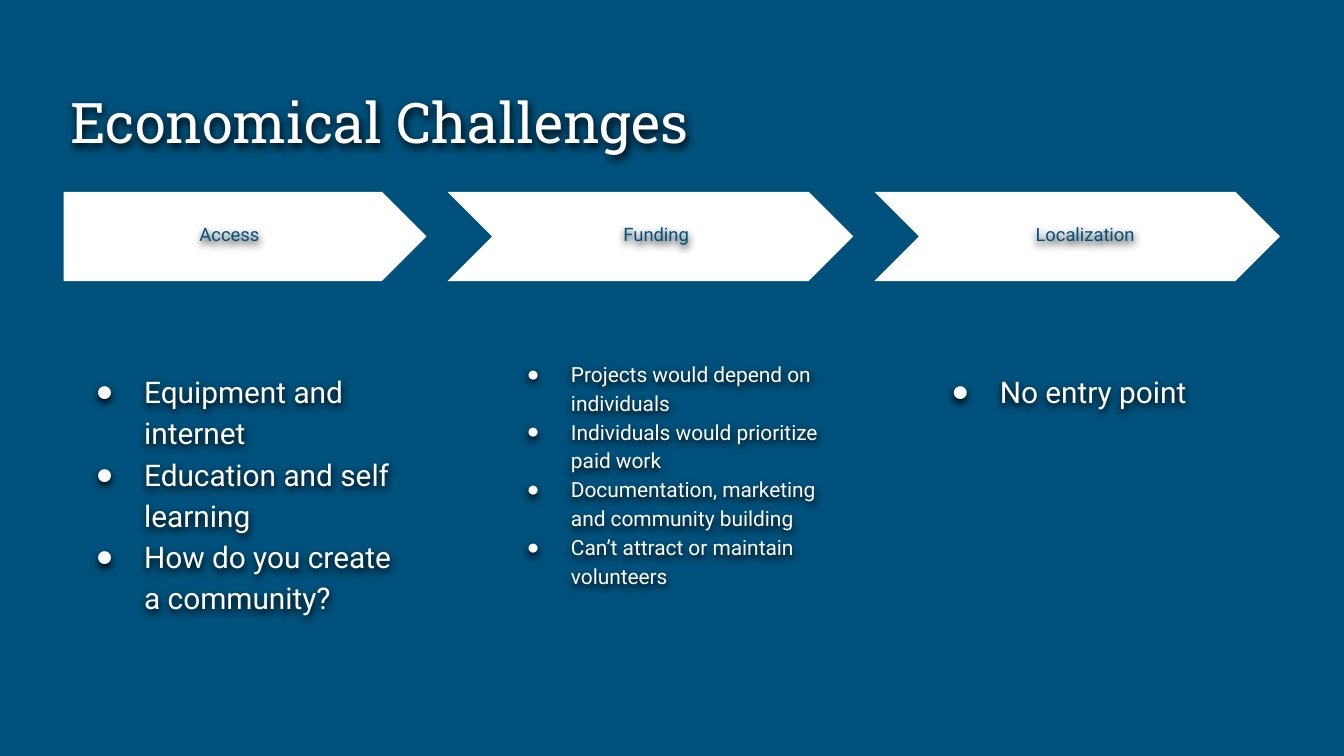
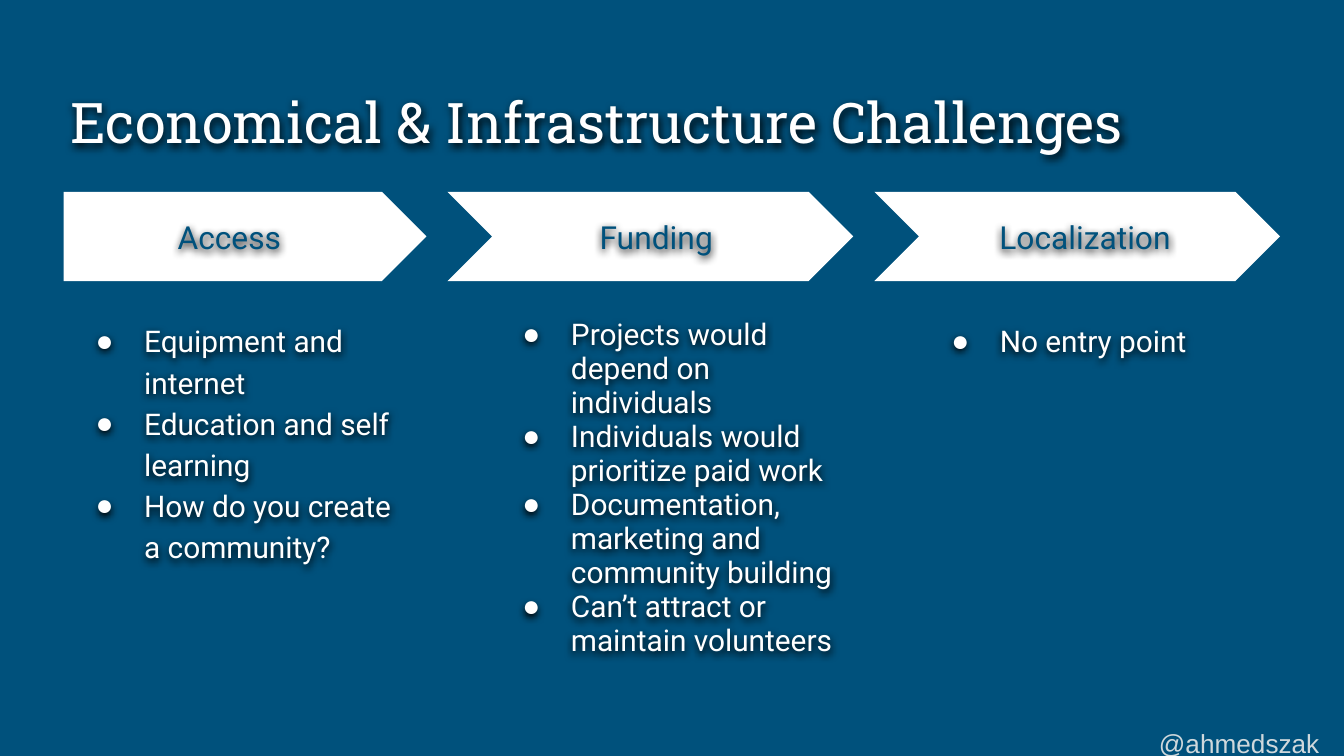
Before and after one commit to ahmedsobeh/conference-talks, a slide deck: slide 45 of foss-backstage/The F in FOSS Affording Open Source in Developing Countries.pptx. Drawn at 1344x756 pixels with LibreOffice and Linux fonts; fonts in the diff are those of the drawing. Boxes give left, top, right and bottom in pixels: in the first picture for what was removed or moved away, otherwise in the second. Text is boxed around its words. In the diff, an @@ line names an element or a change of style, - is before the commit and + after.

```diff
--- a/foss-backstage/The F in FOSS Affording Open Source in Developing Countries.pptx
+++ b/foss-backstage/The F in FOSS Affording Open Source in Developing Countries.pptx
@@ title at (70, 99, 1123, 157): text changed @@
-Economical Challenges
+Economical & Infrastructure Challenges
@@ size 9.9 to 17 pt; line spacing 0.8 to 1 in 3 elements at (178, 220, 282, 257), (600, 220, 713, 257), (999, 220, 1170, 257) @@
@@ text at (144, 329, 343, 395): less space between paragraphs @@
@@ text "Projects would depend on individuals" at (571, 322, 832, 653): size 11.2 to 16 pt; indent changed; line spacing 1.15 to 0.95; less space between paragraphs @@
@@ text "No entry point" at (1000, 330, 1186, 359): less space between paragraphs @@
@@ text added at (1141, 720, 1339, 747), 14 pt, text #CFD8DC @@
+@ahmedszakaria
```
Also in this commit, not shown: 55 other slides changed, 10 slides added, 22 slides removed.
